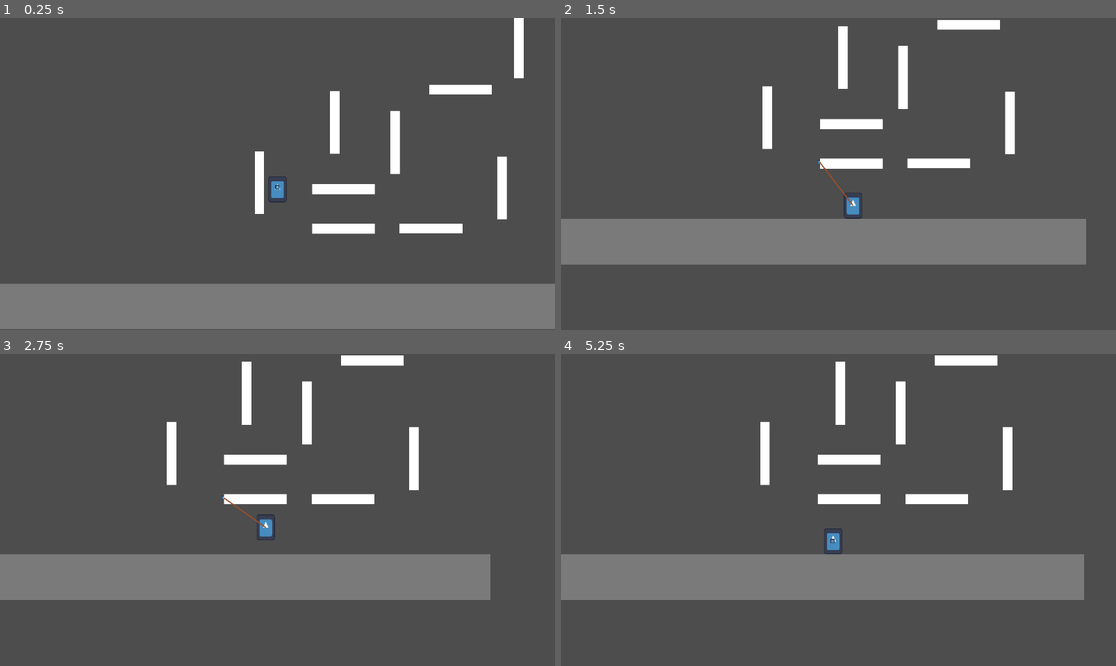
Above: before the commit, frames 1-4 (two rows, left to right).
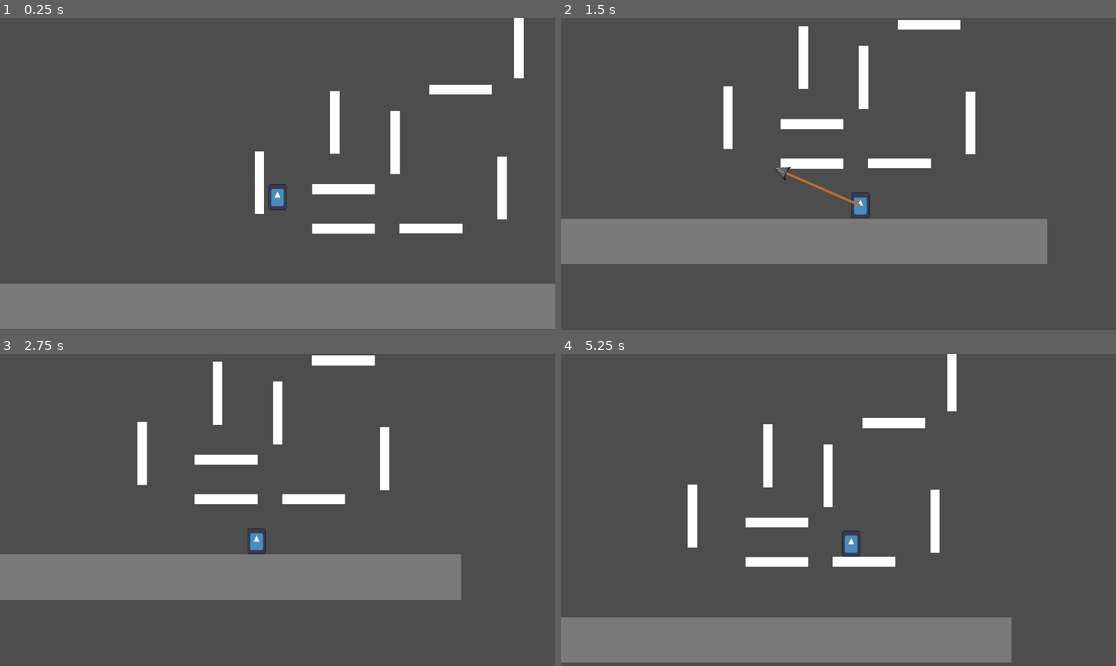
Above: after the commit, the same moments.

Repository: SuatMartin/Plunger-Grappler
Game: Godot game, scene res://Levels/test_level.tscn
The game is run twice, just before and just after one commit, with the same random seed, the same clock (stepped at 60 frames per second) and the same inputs. The engine's default icon, where the game draws it, is replaced by a stand-in: a white triangle on a blue panel in a dark square.
Inputs (mouse positions are in pixels of both pictures, inside the frame that each line leads up to):
- Up to frame 1 (0.25 s): no input
- Up to frame 2 (1.5 s): move the mouse to (960, 158) at 0.52 s; press the mouse at (960, 158) at 0.53 s; hold D (right) from 0.53 s (still down); tap Space (jump) at 0.77, 1.07 s; tap Shift (sprint) at 0.8, 1.35 s; move the mouse to (727, 189) at 1.27 s; release the mouse at (727, 189) at 1.28 s
- Up to frame 3 (2.75 s): tap Space (jump) at 1.52, 1.82, 2.3 s; right-click (166, 525) at 1.55 s; move the mouse to (333, 441) at 2.02 s; release D (right) at 2.03 s; hold A (left) from 2.03 s (still down); hold Right mouse button (release, bound only after the commit) from 2.03 s (still down)
- Up to frame 4 (5.25 s): move the mouse to (810, 572) at 2.77 s; release A (left) at 2.78 s; release Right mouse button (release, bound only after the commit) at 2.78 s; hold D (right) 2.78-4.28 s; tap Space (jump) at 2.85, 3.02, 3.32, 3.77, 4.07, 4.52, 4.82 s; click (810, 572) at 3.05 s; move the mouse to (1005, 556) at 3.52 s; press the mouse at (1005, 556) at 3.53 s; tap Shift (sprint) at 3.8, 4.35 s; move the mouse to (672, 463) at 4.27 s; release the mouse at (672, 463) at 4.28 s; hold A (left) 4.28-5.03 s; right-click (672, 463) at 4.55 s; move the mouse to (866, 510) at 5.02 s; hold D (right) from 5.03 s (still down); hold Right mouse button (release, bound only after the commit) from 5.03 s (still down)

The runs differ from the first frame. In frame 1, 0.2% of the frame differs, in the area x 48-52%, y 50-62%; in frame 2, 6.2%; in frame 3, 5.4%; in frame 4, 30%, in the area x 0-95%, y 0-99%.

Commit message:
updated player

Diff:
--- a/Levels/test_level.tscn
+++ b/Levels/test_level.tscn
@@ -1,8 +1,7 @@
-[gd_scene load_steps=9 format=3 uid="uid://clg8mwer1172y"]
+[gd_scene load_steps=8 format=3 uid="uid://clg8mwer1172y"]
 
 [ext_resource type="PackedScene" uid="uid://cpuxg6ercyfm6" path="res://Objects/Player/player.tscn" id="1_b4sgw"]
-[ext_resource type="PackedScene" uid="uid://nn54g2x3xyxn" path="res://Objects/Plunger/plunger.tscn" id="2_ll87k"]
-[ext_resource type="PackedScene" uid="uid://ckjixkvrxpasv" path="res://Objects/Plunger/plunger_rope.tscn" id="3_31u4p"]
+[ext_resource type="PackedScene" uid="uid://cdbpqj2vwnhxu" path="res://Objects/Plunger/rope.tscn" id="2_4ok1u"]
 
 [sub_resource type="QuadMesh" id="QuadMesh_rkulr"]
 
@@ -37,9 +36,8 @@
 position = Vector2(537, 498)
 can_double_jump = false
 
-[node name="Plunger" parent="Enities" instance=ExtResource("2_ll87k")]
-
-[node name="PlungerRope" parent="Enities" instance=ExtResource("3_31u4p")]
+[node name="Rope" parent="Enities" groups=["rope"] instance=ExtResource("2_4ok1u")]
+visible = false
 
 [node name="Platform" type="StaticBody2D" parent="."]
 position = Vector2(1167, 683)
--- a/Objects/Player/Player.gd
+++ b/Objects/Player/Player.gd
@@ -1,4 +1,11 @@
 extends CharacterBody2D
+
+const JUMP_FORCE = 1550			# Force applied on jumping
+const MOVE_SPEED = 500			# Speed to walk with
+const MAX_SPEED = 2000			# Maximum speed the player is allowed to move
+const FRICTION_AIR = 0.95		# The friction while airborne
+const FRICTION_GROUND = 0.85	# The friction while on the ground
+
 
 @export var jog_speed = 300.0
 @export var sprint_speed = 600.0
@@ -8,9 +15,10 @@
 @export var extra_fall_gravity_factor = 1.7
 @export var can_double_jump = true
 @export var push_force = 200
+@export var chain_pull = 500
 
 # Get the gravity from the project settings to be synced with RigidBody nodes.
-var gravity = ProjectSettings.get_setting("physics/2d/default_gravity") * 1.2
+var gravity = 60
 var normal_gravity = 0
 var fall_gravity = 0
 var current_speed = 300
@@ -19,11 +27,13 @@
 var left_edge = false
 var can_move = true
 var can_shoot = true
-var big_shot = false
+var is_being_launched = false
+var chain_velocity = Vector2.ZERO
+var dir_to_launch_point = Vector2.ZERO
 
 var plunging = false
 var plunger = null
-var plunger_rope = null
+var rope = null
 
 @onready var variable_jump_timer = %VariableJumpTimer
 @onready var coyote_timer = %CoyoteTimer
@@ -32,96 +42,117 @@
 @onready var gun_root = $GunRoot
 @onready var fire_rate_timer = %FireRateTimer
 @onready var aim_ray = $GunRoot/AimRay
+@onready var plunger_rope = $PlungerRope
+@onready var plunger_launch_timer = $Timers/PlungerLaunchTimer
 
 func _ready():
+	rope = get_tree().get_first_node_in_group("rope")
 	plunger = get_tree().get_first_node_in_group("plunger")
-	plunger_rope = get_tree().get_first_node_in_group("plunger_rope")
 
 	normal_gravity = gravity
 	fall_gravity = gravity * extra_fall_gravity_factor
 	current_speed = jog_speed
 
+func _input(event: InputEvent) -> void:
+	if event is InputEvent:
+		if event.is_action_pressed("shoot"):
+			if not plunging:
+				if aim_ray.is_colliding():
+					plunging = true
+				# We clicked the mouse -> shoot()
+					plunger_rope.shoot(global_position.direction_to(shoot_point.global_position))
+				else:
+					plunger_rope.shoot(global_position.direction_to(shoot_point.global_position))
+					await get_tree().create_timer(.3).timeout
+					plunger_rope.release()
+			else:
+				dir_to_launch_point = global_position.direction_to(plunger.global_position)
+				chain_pull = 700
+				plunger_launch_timer.start()
 
-func _physics_process(delta):
-	#physics interaction
-	for i in get_slide_collision_count():
-		var c = get_slide_collision(i)
-		if c.get_collider() is RigidBody2D:
-			c.get_collider().apply_central_impulse(-c.get_normal() * push_force)
+				plunging = false
+				plunger_rope.release()
+				is_being_launched = true
 
+		if event.is_action_pressed("release"):
+			if plunging:
+				plunger_rope.release()
+				plunging = false
+
+		#else:
+			## We released the mouse -> release()
+
+func _physics_process(_delta: float) -> void:
 	gun_root.look_at(get_global_mouse_position())
+	aim_ray.look_at(shoot_point.global_position)
 
-	if ground_check_ray.is_colliding():
-		can_jump = true
-		left_edge = false
+	# Walking
+	var walk = (Input.get_action_strength("right") - Input.get_action_strength("left")) * MOVE_SPEED
+
+	# Falling
+	velocity.y += gravity
+
+	# Hook physics
+	if plunger_rope.hooked:
+
+		# `to_local($Chain.tip).normalized()` is the direction that the chain is pulling
+		if global_position.distance_to(plunger_rope.plunger.global_position) > 400:
+			chain_pull = 200
+			chain_velocity = to_local(plunger_rope.plunger.global_position).normalized() * chain_pull
+			if chain_velocity.y > 0:
+				# Pulling down isn't as strong
+				chain_velocity.y *= 0.55
+			else:
+				# Pulling up is stronger
+				chain_velocity.y *= 1.65
+			if sign(chain_velocity.x) != sign(walk):
+				# if we are trying to walk in a different
+				# direction than the chain is pulling
+				# reduce its pull
+				chain_velocity.x *= 0.7
+		else:
+			# Not hooked -> no chain velocity
+			chain_pull = 100
+			chain_velocity = Vector2(0,0)
 	else:
-		if left_edge == false:
-			coyote_timer.start()
-			left_edge = true
+		chain_velocity = Vector2(0,0)
 
-	# Add the gravity.
-	if not is_on_floor():
+	velocity += chain_velocity
+
+	velocity.x += walk		# apply the walking
+	move_and_slide()
+	velocity.x -= walk		# take away the walk speed again
+	# ^ This is done so we don't build up walk speed over time
+
+	if is_being_launched:
+		velocity += dir_to_launch_point * (chain_pull * 5)
+
+	# Manage friction and refresh jump and stuff
+	velocity.y = clamp(velocity.y, -MAX_SPEED, MAX_SPEED)	# Make sure we are in our limits
+	velocity.x = clamp(velocity.x, -MAX_SPEED, MAX_SPEED)
+	var grounded = is_on_floor()
+	if grounded:
+		velocity.x *= FRICTION_GROUND	# Apply friction only on x (we are not moving on y anyway)
+		can_jump = true 				# We refresh our air-jump
+		if velocity.y >= 5:		# Keep the y-velocity small such that
+			velocity.y = 5		# gravity doesn't make this number huge
+	elif is_on_ceiling() and velocity.y <= -5:	# Same on ceilings
+		velocity.y = -5
+
+	# Apply air friction
+	if !grounded:
+		velocity.x *= FRICTION_AIR
 		if velocity.y > 0:
-			gravity = fall_gravity
-		else:
-			gravity = normal_gravity
-		velocity.y += gravity * delta
+			velocity.y *= FRICTION_AIR
 
-	if not plunging:
-		plunger.global_position = global_position
+	# Jumping
+	if Input.is_action_just_pressed("jump"):
+		if grounded:
+			velocity.y = -JUMP_FORCE	# Apply the jump-force
+		elif can_jump:
+			can_jump = false	# Used air-jump
+			velocity.y = -JUMP_FORCE
 
-	# Handle jump.
-	if Input.is_action_just_pressed("jump") and can_jump:
-		can_let_go_of_jump = false
-		variable_jump_timer.start()
-		velocity.y = JUMP_VELOCITY
-		can_double_jump = false
-
-	if Input.is_action_just_released("jump") and !is_on_floor() and can_let_go_of_jump and velocity.y < 0:
-		velocity.y = move_toward(velocity.y, 0, 200)
-
-	if Input.is_action_just_pressed("shoot") and can_shoot:
-		can_shoot = false
-		fire_rate_timer.start()
-		var dir_to_mouse = global_position.direction_to(shoot_point.global_position).normalized()
-		var tween = create_tween()
-
-		if !plunging:
-			if aim_ray.is_colliding():
-				tween.tween_property(plunger,"global_position", aim_ray.get_collision_point(),.15)
-				plunging = true
-			else:
-				tween.tween_property(plunger,"global_position", shoot_point.global_position,.15)
-				tween.tween_property(plunger,"global_position", global_position,.15)
-		else:
-			if plunging:
-				var dir_to_plunger = global_position.direction_to(plunger.global_position).normalized()
-				velocity = dir_to_plunger * 1000
-			tween.tween_property(plunger,"global_position", global_position,.15)
-			plunging = false
-
-	#Handle Sprinting
-	if Input.is_action_pressed("sprint"):
-		current_speed = sprint_speed
-	if Input.is_action_just_released("sprint"):
-		current_speed = jog_speed
-
-	# Get the input direction and handle the movement/deceleration.
-	# As good practice, you should replace UI actions with custom gameplay actions.
-	var direction = Input.get_axis("left", "right")
-	if can_move:
-		velocity.x = move_toward(velocity.x,direction * current_speed, acceleration)
-	elif !can_move:
-		velocity.x = move_toward(velocity.x, 0, 5)
-	else:
-		velocity.x = move_toward(velocity.x, 0, acceleration)
-
-	move_and_slide()
-
-
-func _process(delta):
-	plunger_rope.points[0] = global_position
-	plunger_rope.points[1] = plunger.global_position
 
 func _on_variable_jump_timer_timeout():
 	can_let_go_of_jump = true
@@ -135,3 +166,7 @@
 func _on_fire_rate_timer_timeout():
 	can_shoot = true
 	pass # Replace with function body.
+
+func _on_plunger_launch_timer_timeout():
+	is_being_launched = false
+	pass # Replace with function body.
--- a/Objects/Player/player.tscn
+++ b/Objects/Player/player.tscn
@@ -1,7 +1,8 @@
-[gd_scene load_steps=5 format=3 uid="uid://cpuxg6ercyfm6"]
+[gd_scene load_steps=6 format=3 uid="uid://cpuxg6ercyfm6"]
 
 [ext_resource type="Script" path="res://Objects/Player/Player.gd" id="1_8ht6t"]
 [ext_resource type="Texture2D" uid="uid://cha0axgg5262a" path="res://icon.svg" id="2_rjrgu"]
+[ext_resource type="PackedScene" uid="uid://dmy18b6e8f6ab" path="res://Objects/Plunger/plunger.tscn" id="3_1df17"]
 
 [sub_resource type="CapsuleShape2D" id="CapsuleShape2D_k2srv"]
 radius = 37.0
@@ -31,6 +32,10 @@
 wait_time = 0.1
 one_shot = true
 
+[node name="PlungerLaunchTimer" type="Timer" parent="Timers"]
+wait_time = 0.1
+one_shot = true
+
 [node name="PlayerSprite" type="Sprite2D" parent="."]
 scale = Vector2(0.59375, 0.844445)
 texture = ExtResource("2_rjrgu")
@@ -45,7 +50,7 @@
 
 [node name="ShootPoint" type="Marker2D" parent="GunRoot"]
 unique_name_in_owner = true
-position = Vector2(298, 0)
+position = Vector2(300, 0)
 
 [node name="MeshInstance2D" type="MeshInstance2D" parent="GunRoot/ShootPoint"]
 visible = false
@@ -54,7 +59,7 @@
 mesh = SubResource("SphereMesh_qoyc2")
 
 [node name="AimRay" type="RayCast2D" parent="GunRoot"]
-target_position = Vector2(300, 0)
+target_position = Vector2(350, 0)
 
 [node name="Camera2D" type="Camera2D" parent="."]
 zoom = Vector2(0.5, 0.5)
@@ -62,6 +67,9 @@
 position_smoothing_enabled = true
 drag_vertical_enabled = true
 
+[node name="PlungerRope" parent="." instance=ExtResource("3_1df17")]
+
 [connection signal="timeout" from="Timers/VariableJumpTimer" to="." method="_on_variable_jump_timer_timeout"]
 [connection signal="timeout" from="Timers/CoyoteTimer" to="." method="_on_coyote_timer_timeout"]
 [connection signal="timeout" from="Timers/FireRateTimer" to="." method="_on_fire_rate_timer_timeout"]
+[connection signal="timeout" from="Timers/PlungerLaunchTimer" to="." method="_on_plunger_launch_timer_timeout"]
--- /dev/null
+++ b/Objects/Plunger/Rope.gd
@@ -0,0 +1,14 @@
+extends Line2D
+
+var player = null
+var plunger = null
+
+func _ready():
+	visible = false
+	player = get_tree().get_first_node_in_group("player")
+	plunger = get_tree().get_first_node_in_group("plunger")
+
+func _process(delta):
+	if player != null:
+		points[0] = player.global_position
+		points[1] = plunger.global_position
--- a/Objects/Plunger/plunger.gd
+++ b/Objects/Plunger/plunger.gd
@@ -1,4 +1,65 @@
-extends CharacterBody2D
+extends Node2D
 
-func _physics_process(delta):
-	move_and_slide()
+@onready var plunger = $Plunger
+
+var direction := Vector2(0,0)	# The direction in which the chain was shot
+var plunger_tip := Vector2(0,0)			# The global position the plunger_tip should be in
+								# We use an extra var for this, because the chain is
+								# connected to the player and thus all .position
+								# properties would get messed with when the player
+								# moves.
+
+const SPEED = 50	# The speed with which the chain moves
+
+var flying = false	# Whether the chain is moving through the air
+var hooked = false	# Whether the chain has connected to a wall
+var player = null
+var rope = null
+var releasing = false
+
+func _ready():
+	rope = get_tree().get_first_node_in_group("rope")
+	player = get_tree().get_first_node_in_group("player")
+
+# shoot() shoots the chain in a given direction
+func shoot(dir: Vector2) -> void:
+	releasing = false
+	direction = dir.normalized()	# Normalize the direction and save it
+	flying = true					# Keep track of our current scan
+	plunger_tip = player.global_position		# reset the plunger_tip position to the player's position
+
+	await get_tree().create_timer(.1).timeout
+	rope.visible = true
+
+# release() the chain
+func release() -> void:
+	releasing = true
+
+	var tween = create_tween()
+	tween.tween_property(plunger,"global_position", player.global_position,.1)
+
+	await tween.finished
+	rope.visible = false
+	flying = false	# Not flying anymore
+	hooked = false	# Not attached anymore
+
+# Every graphics frame we update the visuals
+func _process(_delta: float) -> void:
+	self.visible = flying or hooked	# Only visible if flying or attached to something
+	if not self.visible:
+		return	# Not visible -> nothing to draw
+	var plunger_tip_loc = to_local(plunger_tip)	# Easier to work in local coordinates
+	# We rotate the links (= chain) and the plunger_tip to fit on the line between self.position (= origin = player.position) and the plunger_tip
+	#rope.rotation = self.position.angle_to_point(-plunger_tip_loc) - deg_to_rad(90)
+	plunger.rotation = self.position.angle_to_point(-plunger_tip_loc) - deg_to_rad(90)
+
+# Every physics frame we update the plunger_tip position
+func _physics_process(_delta: float) -> void:
+	if not releasing:
+		plunger.global_position = plunger_tip	# The player might have moved and thus updated the position of the plunger_tip -> reset it
+		if flying:
+			# `if move_and_collide()` always moves, but returns true if we did collide
+			if plunger.move_and_collide(direction * SPEED):
+				hooked = true	# Got something!
+				flying = false	# Not flying anymore
+		plunger_tip = plunger_tip.move_toward(plunger.global_position,25)	# set `plunger_tip` as starting position for next frame
--- a/Objects/Plunger/plunger.tscn
+++ b/Objects/Plunger/plunger.tscn
@@ -1,11 +1,23 @@
-[gd_scene load_steps=3 format=3 uid="uid://nn54g2x3xyxn"]
+[gd_scene load_steps=4 format=3 uid="uid://dmy18b6e8f6ab"]
 
-[ext_resource type="Texture2D" uid="uid://cha0axgg5262a" path="res://icon.svg" id="1_2bteo"]
 [ext_resource type="Script" path="res://Objects/Plunger/plunger.gd" id="1_6mpo4"]
+[ext_resource type="Texture2D" uid="uid://drga176m2xwpn" path="res://Art/ChainTest/hook.png" id="2_u3h3g"]
 
-[node name="Plunger" type="CharacterBody2D" groups=["plunger"]]
+[sub_resource type="CapsuleShape2D" id="CapsuleShape2D_jhqnd"]
+radius = 4.0
+height = 40.0
+
+[node name="Plunger" type="Node2D"]
+z_index = 1
 script = ExtResource("1_6mpo4")
 
-[node name="PlungerSprite" type="Sprite2D" parent="."]
-scale = Vector2(0.140625, 0.140625)
-texture = ExtResource("1_2bteo")
+[node name="Plunger" type="CharacterBody2D" parent="." groups=["plunger"]]
+collision_layer = 4
+
+[node name="Sprite2D" type="Sprite2D" parent="Plunger"]
+scale = Vector2(2, 2)
+texture = ExtResource("2_u3h3g")
+
+[node name="CollisionShape2D" type="CollisionShape2D" parent="Plunger"]
+position = Vector2(0, 9)
+shape = SubResource("CapsuleShape2D_jhqnd")
--- a/Objects/Plunger/plunger_rope.tscn
+++ /dev/null
@@ -1,12 +0,0 @@
-[gd_scene load_steps=2 format=3 uid="uid://ckjixkvrxpasv"]
-
-[sub_resource type="Curve" id="Curve_geby8"]
-_data = [Vector2(0, 0.5), 0.0, 0.0, 0, 1, Vector2(1, 0.5), 0.0, 0.0, 1, 0]
-point_count = 2
-
-[node name="PlungerRope" type="Line2D" groups=["plunger_rope"]]
-top_level = true
-z_index = 1
-points = PackedVector2Array(0, 0, 0, 0)
-width_curve = SubResource("Curve_geby8")
-default_color = Color(0.6, 0.309804, 0.172549, 1)
--- /dev/null
+++ b/Objects/Plunger/rope.tscn
@@ -0,0 +1,8 @@
+[gd_scene load_steps=2 format=3 uid="uid://cdbpqj2vwnhxu"]
+
+[ext_resource type="Script" path="res://Objects/Plunger/Rope.gd" id="1_6ghxy"]
+
+[node name="Rope" type="Line2D"]
+points = PackedVector2Array(0, 0, 0, 0)
+default_color = Color(0.729412, 0.435294, 0.176471, 1)
+script = ExtResource("1_6ghxy")
--- a/project.godot
+++ b/project.godot
@@ -52,6 +52,17 @@
 "events": [Object(InputEventKey,"resource_local_to_scene":false,"resource_name":"","device":-1,"window_id":0,"alt_press …(182 unchanged characters)…
 ]
 }
+release={
+"deadzone": 0.5,
+"events": [Object(InputEventMouseButton,"resource_local_to_scene":false,"resource_name":"","device":-1,"window_id":0,"alt_pressed":false,"shift_pressed":false,"ctrl_pressed":false,"meta_pressed":false,"button_mask":0,"position":Vector2(0, 0),"global_position":Vector2(0, 0),"factor":1.0,"button_index":2,"canceled":false,"pressed":false,"double_click":false,"script":null)
+]
+}
+
+[layer_names]
+
+2d_physics/layer_1="world"
+2d_physics/layer_2="player"
+2d_physics/layer_3="plunger"
 
 [rendering]
 
Binary file added: Art/ChainTest/hook.png
Not shown, added: Art/ChainTest/hook.png.import
Binary file added: Art/ChainTest/link.png
Not shown, added: Art/ChainTest/link.png.import
Binary file added: Art/ChainTest/tiles.png
Not shown, added: Art/ChainTest/tiles.png.import
